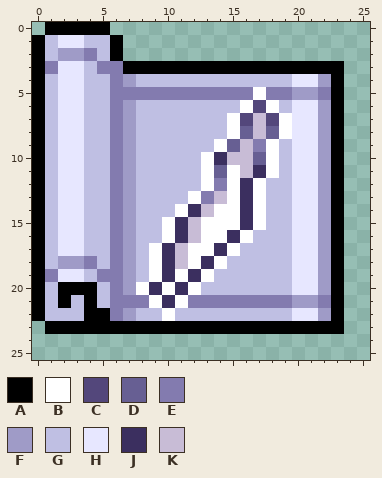
A pixel-art sprite gets an edit: web/public/assets/skill-icons/WZ_HEAVENDRIVE.png. The picture above is the old version.
The file is 26x26 pixels.
Palette (. is transparent): A #000000  B #ffffff  C #53477b  D #675f93  E #837baf  F #9f9bc7  G #bfbfe3  H #e7e7ff  J #3b2f5f  K #c8bcd6
Pixels before, first column x 0:
 0 .AAAAA..................
 1 AGHHGGA.................
 2 AGFFEGA.................
 3 AEHHGEEAAAAAAAAAAAAAAAAA
 4 AGHHGGEFGGGGGGGGGGGGHHFA
 5 AGHHGGEEEEEEEEEEEBEEFFEA
 6 AGHHGGEFGGGGGGGGBCBGHHFA
 7 AGHHGGEFGGGGGGGBCKCBHHFA
 8 AGHHGGEFGGGGGGGBDKDBHHFA
 9 AGHHGGEFGGGGGGBDKEBGHHFA
10 AGHHGGEFGGGGGBJKKDBGHHFA
11 AGHHGGEFGGGGGBDBKJBGHHFA
12 AGHHGGEFGGGGGBEBJBGGHHFA
13 AGHHGGEFGGGGBEKBJBGGHHFA
14 AGHHGGEFGGGBJKBBJBGGHHFA
15 AGHHGGEFGGBJKBBBJBGGHHFA
16 AGHHGGEFGGBJKBBJBGGGHHFA
17 AGHHGGEFGBJKBBJBGGGGHHFA
18 AGFFEGEFGBJKBJBGGGGGHHFA
19 AEHHGEEFGBJBJBGGGGGGHHFA
20 AGAAAGEFBJBJBGGGGGGGHHFA
21 AGAGAGEEEBJBEEEEEEEEFFEA
22 AGGGAAEFGGBGGGGGGGGGHHFA
23 .AAAAAAAAAAAAAAAAAAAAAAA
Once edited:
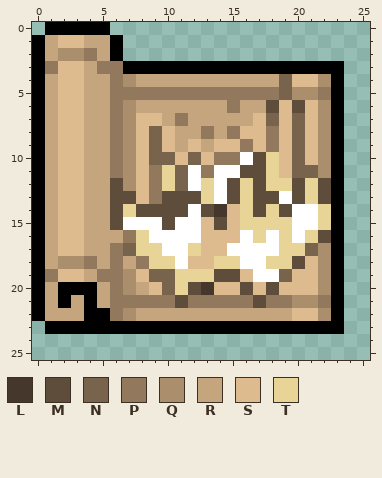
Colours new in this view: L #45372b  M #5f4d3c  N #78634c  P #92795d  Q #ab8f6d  R #c5a57e  S #debb8e  T #e7d496
Changes in this commit:
Changed rows in their new state; - is an unchanged pixel.
first column x 1:
 1 RSSRR-----------------
 2 RQQPR-----------------
 3 PSSRPP----------------
 4 RSSRRPQRRRRRRRRRRRNSSQ
 5 RSSRRPPPPPPPPPPPPPNQQP
 6 RSSRRPQRRRRRRRPRRMSMSQ
 7 RSSRRPQSSRPRRRRRSNSNSQ
 8 RSSRRPQSNSRRPRPSSPSNSQ
 9 RSSRRPQSNSRSRSSPSPSNSQ
10 RSSRRPQSNNSNSPPBMTSNSQ
11 RSSRRPQSPTNBPB-MMTSNNQ
12 RSSRRMQSPTNBTBMTMTTMTM
13 RSSRRMMSPMMMTBMTMMBMTM
14 RSSRRMTMMMMBMLSTMTMBBT
15 RSSRRMBBBMBBSMSTTTTBBT
16 RSSRRRPTB-BBSSS-TBTBTM
17 RSSRRPNTTBBTSS-BBBTTNQ
18 RQQPRPRPTTBSSTTBBTTMSQ
19 PSSRPPQSNNTTTMMSBBNSSQ
20 R---RPQRSNTMLSSMSMSSSQ
21 R-R-RPPPPPMPPPPPMPPQQP
22 RRR--PQRRRRRRRRRRRRSSQ
Changed places in both pictures, as pixel boxes (x1, y1, x2, y2):
changed: (45, 35, 331, 321)
